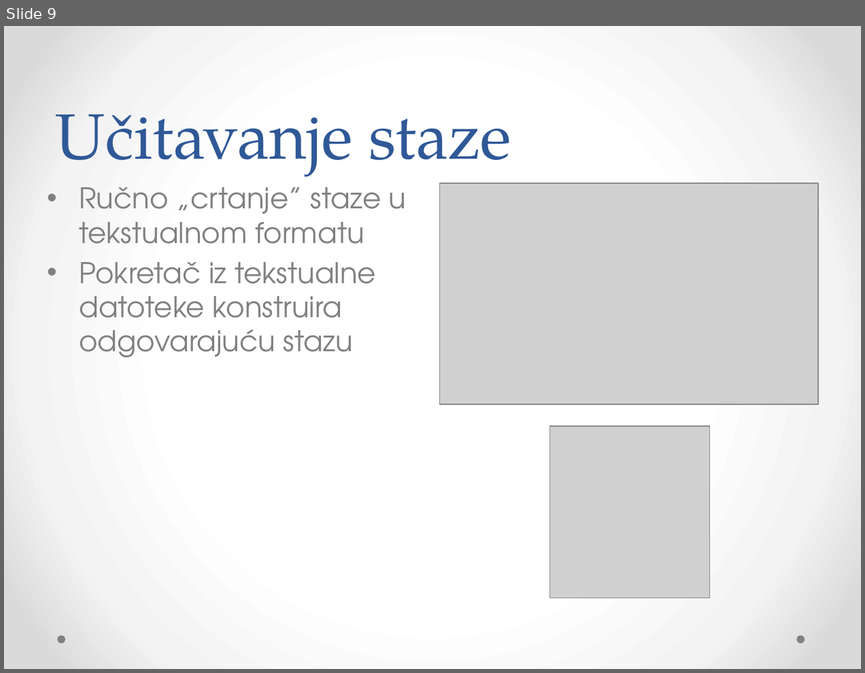
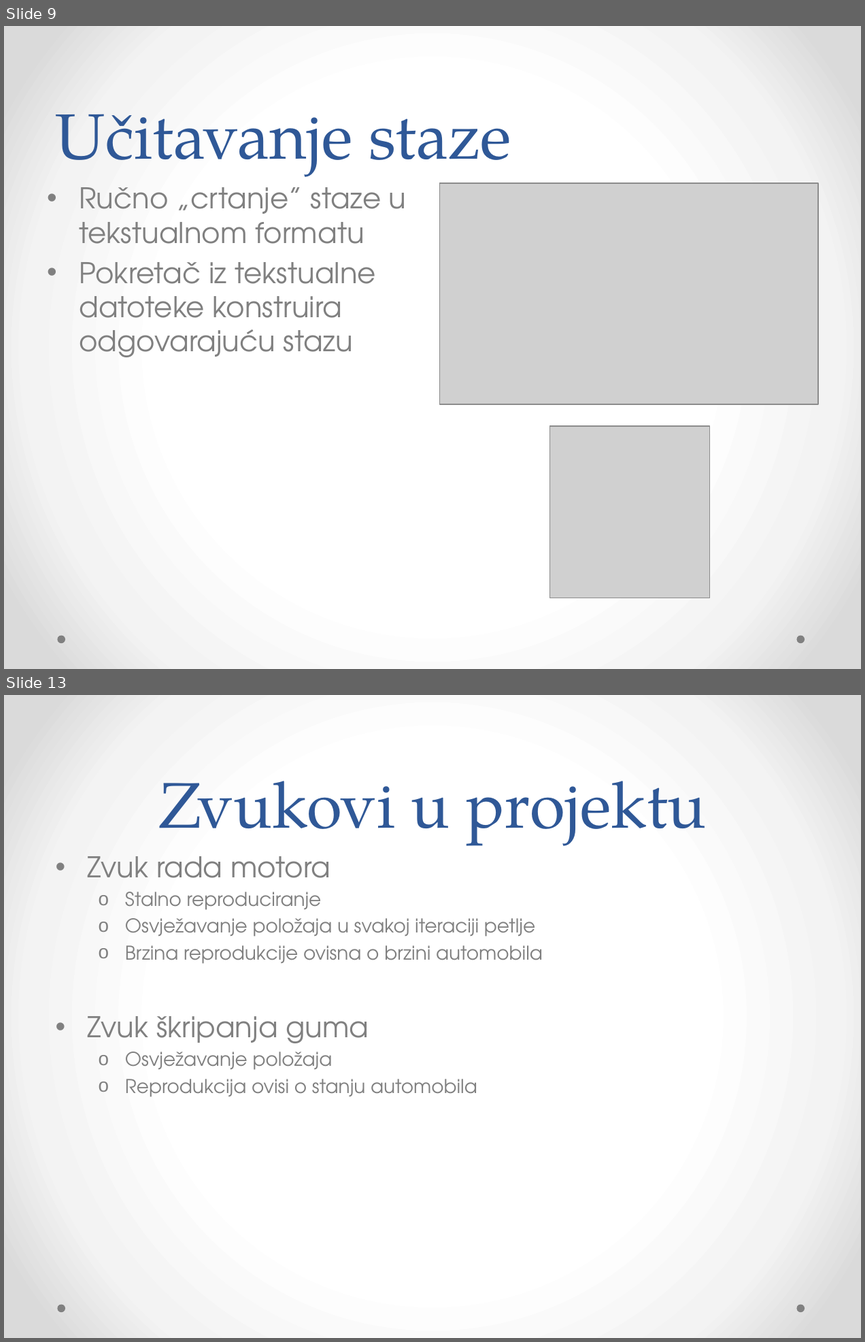
Before and after one commit to Bojanovski/IG-Project, a slide deck: Dokumentacija/Prezentacija.pptx. Shown one above the other, each under a label of ours: slide 9 before the commit, slides 9 and 13 after it; the slides between them are not shown. The pictures are 865x673 and 865x1342 pixels, drawn with LibreOffice and Linux fonts; fonts in the diff are those of the drawing; grey boxes stand for pictures. Boxes give left, top, right and bottom in pixels: in the first picture for what was removed or moved away, otherwise in the second. Text is boxed around its words. In the diff, an @@ line names an element or a change of style, - is before the commit and + after.

```diff
--- a/Dokumentacija/Prezentacija.pptx
+++ b/Dokumentacija/Prezentacija.pptx
@@ slide 13 added at (4, 695, 861, 1338), background gradient #FFFFFF to #F4F4F4 to #DADADA; not listed: 2 template elements that a slide beside it also shows @@
@@ title added at (158, 781, 706, 846), 54 pt, text #2F5897 @@
+Zvukovi u projektu
@@ text added at (88, 856, 543, 1097), 16 pt, text #808080 @@
+• Zvuk rada motora
+  o Stalno reproduciranje
+  o Osvježavanje položaja u svakoj iteraciji petlje
+  o Brzina reprodukcije ovisna o brzini automobila
+• Zvuk škripanja guma
+  o Osvježavanje položaja
+  o Reprodukcija ovisi o stanju automobila
```
Also in this commit, not shown: 3 other slides added, 2 other files.
